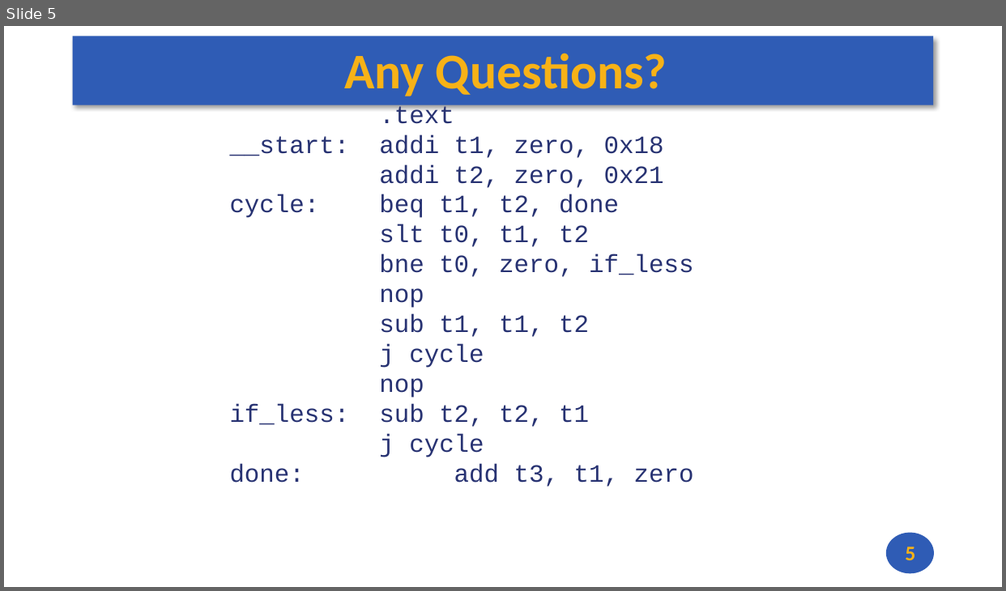
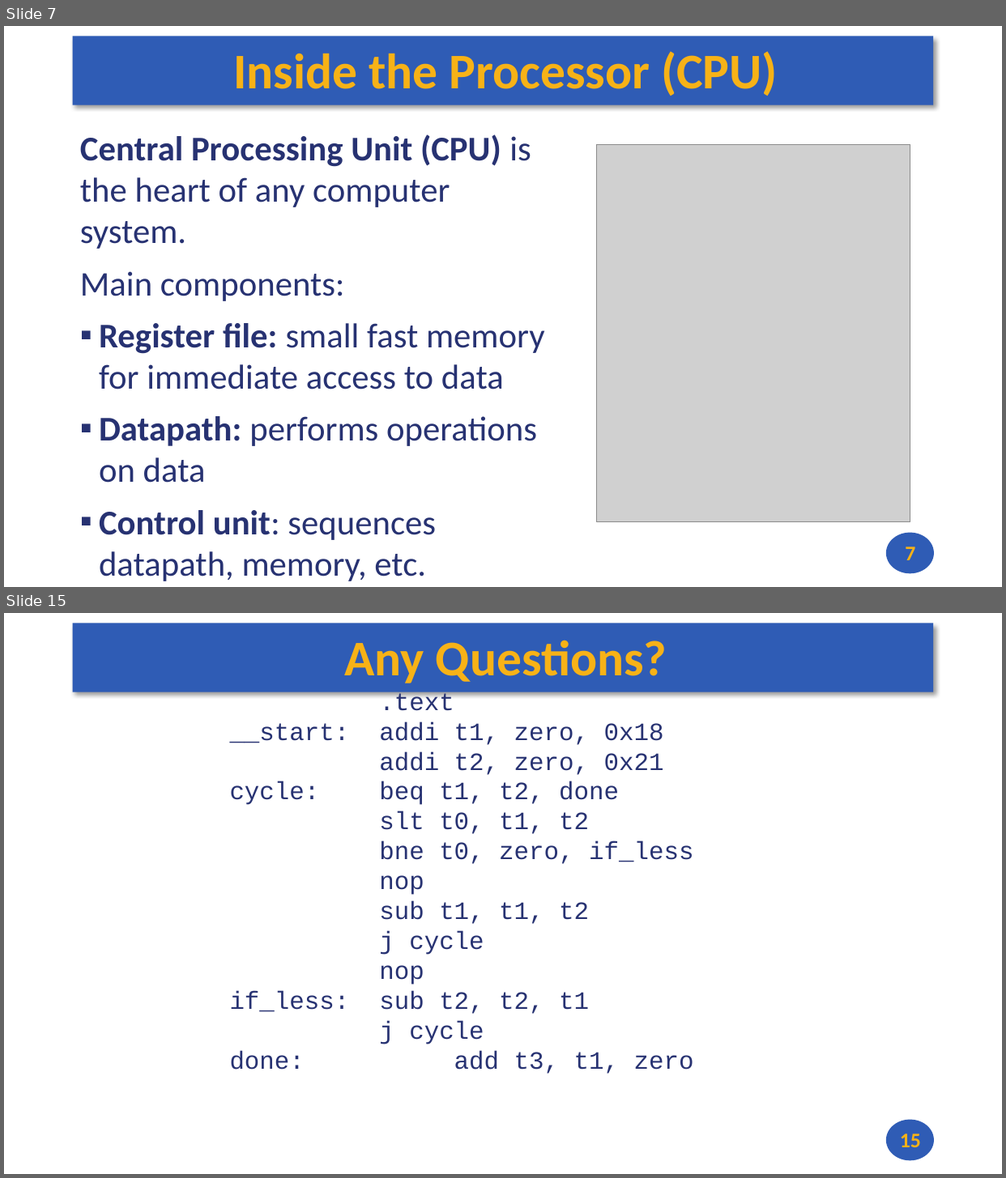
Before and after one commit to andrewt0301/hse-acos-course, a slide deck: docs/part1ca/03_CPU/CA_Lecture_03.pptx. Shown one above the other, each under a label of ours: slide 5 before the commit, slides 7 and 15 after it; the slides between them are not shown. The pictures are 1006x591 and 1006x1178 pixels, drawn with LibreOffice and Linux fonts; fonts in the diff are those of the drawing; grey boxes stand for pictures. Boxes give left, top, right and bottom in pixels: in the first picture for what was removed or moved away, otherwise in the second. Text is boxed around its words. In the diff, an @@ line names an element or a change of style, - is before the commit and + after.

```diff
--- a/docs/part1ca/03_CPU/CA_Lecture_03.pptx
+++ b/docs/part1ca/03_CPU/CA_Lecture_03.pptx
@@ slide 7 added at (4,26,1002,587), background #FFFFFF; not listed: 2 template elements that a slide beside it also shows @@
@@ title added at (233,51,778,96), 48 pt, text #F7B217, bold @@
+Inside the Processor (CPU)
@@ text added at (80,135,545,582), 33.3 pt, text #273272 @@
+Central Processing Unit (CPU) is the heart of any computer system.
+Main components:
+▪ Register file: small fast memory for immediate access to data
+▪ Datapath: performs operations on data
+▪ Control unit: sequences datapath, memory, etc.
@@ picture added at (597,144,910,522) @@
@@ page number added at (905,547,915,561), 20 pt, text #F7B217, bold @@
+7
@@ what was slide 5 is now slide 15 @@
@@ page number at (900,1134,921,1148): text changed @@
-5
+15
```
Also in this commit, not shown: 2 slides changed, 11 other slides added, 2 slides removed, 2 other files.
